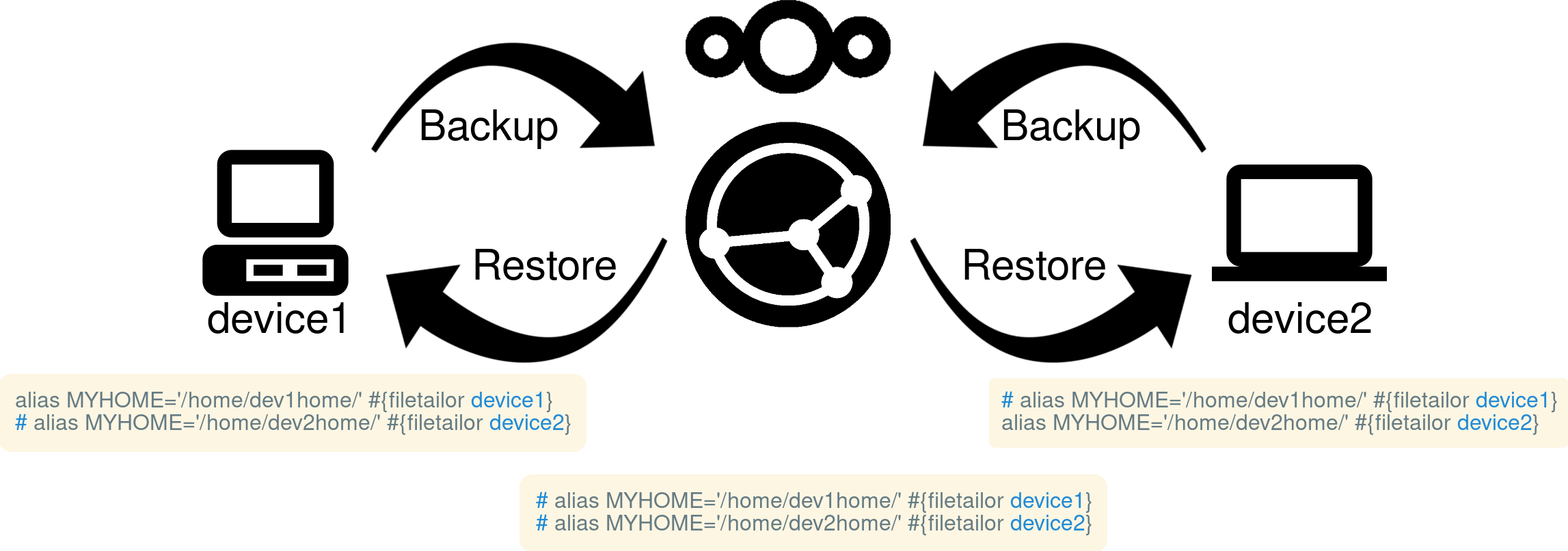
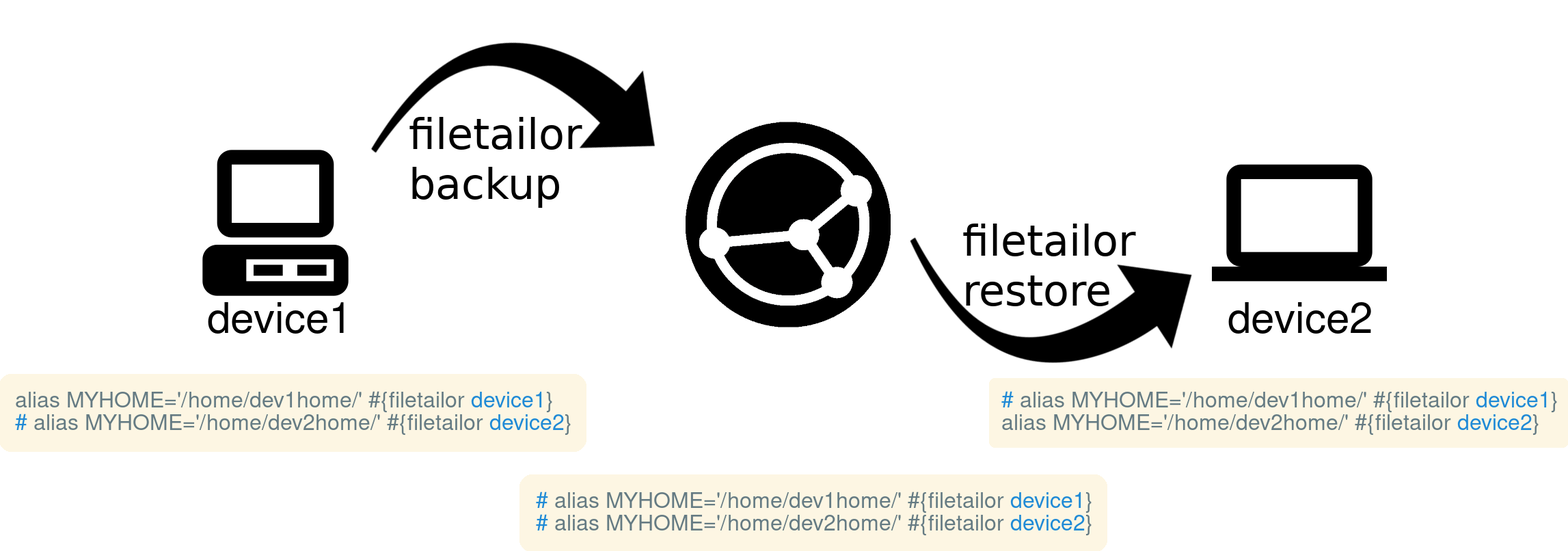
Layered file, before and after one edit (1568×551). Changes by layer:
removed layer "Backup arrow copy" over [922, 41, 1208, 154]
removed layer "Restore arrow" over [385, 237, 669, 364]
renamed "Restore #1" to "filetailor ...", painted on it over [963, 223, 1137, 307]
removed layer "Restore" over [475, 248, 616, 281]
removed layer "Backup #1" over [1003, 109, 1141, 150]
renamed "Backup" to "filetailor backup", painted on it over [409, 109, 583, 208]
removed layer "nextcloud.png" over [685, 0, 891, 94]
